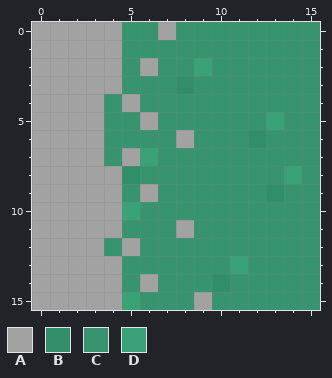
Two versions of one pixel-art sprite, images/terrain/concrete_grass_right.png. This is how it looked before the edit.
The file is 16x16 pixels. Colours within 5 levels of each other are drawn and written as one.
Palette (. is transparent): A #a2a2a2  B #328e68  C #37946e  D #39a277
New version:
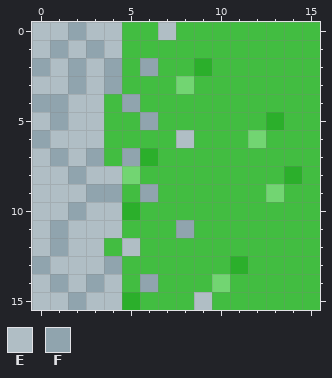
Colours new in this view: E #b0bec5  F #90a4ae
Diff:
colour B: #328e68 -> #72d572
colour C: #37946e -> #42bd41
colour D: #39a277 -> #2baf2b
y 0: x 0..4 AAAAA -> EEFEE; x 7 A -> E
y 1: x 0..4 AAAAA -> EFEFE
y 2: x 0..4 AAAAA -> FEFEF; x 6 A -> F
y 3: x 0..4 AAAAA -> EEFEF
y 4: x 0..3 AAAA -> FFEE; x 5 A -> F
y 5: x 0..3 AAAA -> EFEE; x 6 A -> F
y 6: x 0..3 AAAA -> FEEE; x 8 A -> E
y 7: x 0..3 AAAA -> EFEF; x 5 A -> F
y 8: x 0..4 AAAAA -> EEFEE
y 9: x 0..4 AAAAA -> EEEFF; x 6 A -> F
y 10: x 0..4 AAAAA -> EEFEE
y 11: x 0..4 AAAAA -> EFEEE; x 8 A -> F
y 12: x 0..3 AAAA -> EFEE; x 5 A -> E
y 13: x 0..4 AAAAA -> FEEEF
y 14: x 0..4 AAAAA -> EFEFE; x 6 A -> F
y 15: x 0..4 AAAAA -> EEFEE; x 9 A -> E
Boxes around the changes in both pictures, in picture pixels (x1, y1, x2, y2):
changed: (32, 22, 320, 310)
